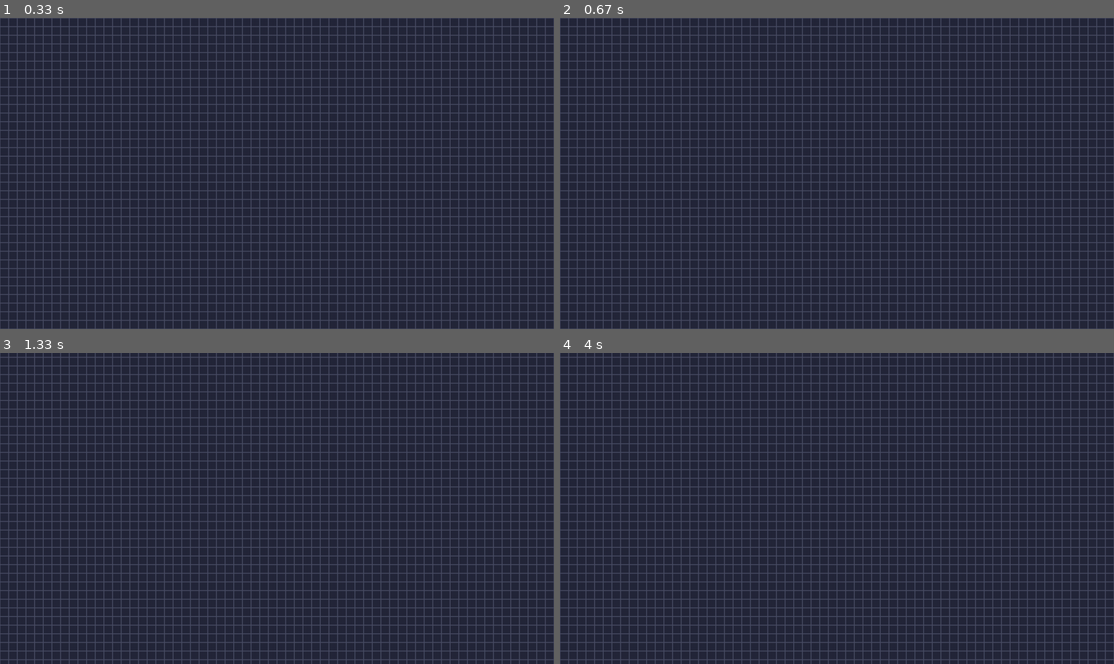
Above: before the commit, frames 1-4 (two rows, left to right).
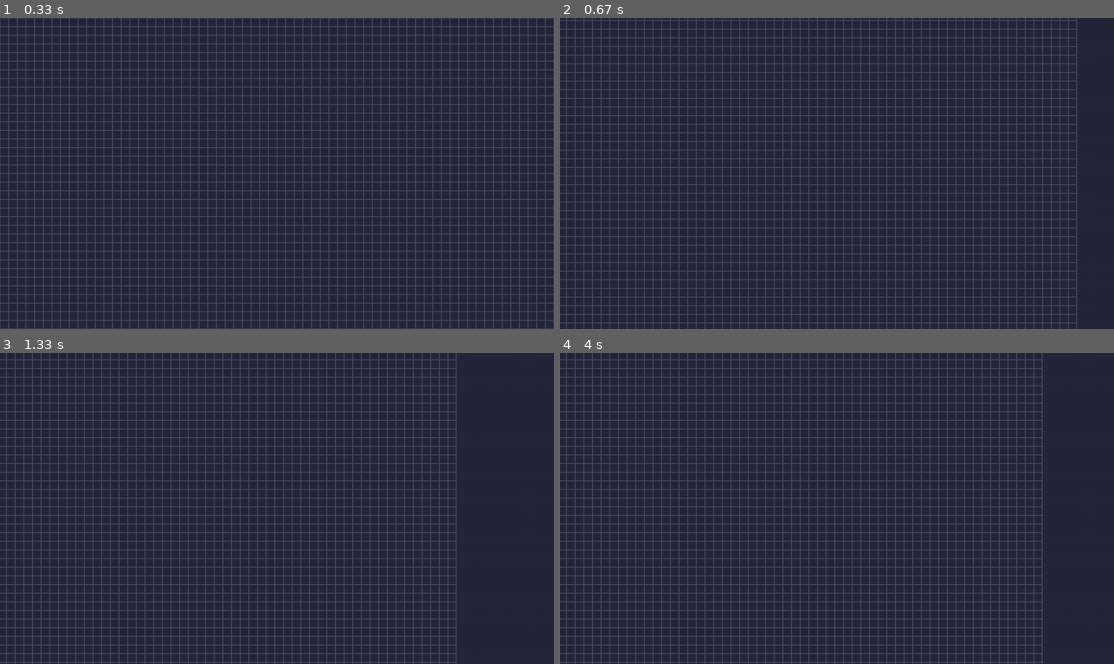
Above: after the commit, the same moments.

Repository: astrayblackcat/pygame-of-life
Game: pygame game, started from gameoflife.py
Two runs of this game, one before a commit and one after it. Both use one fixed random seed, a clock stepped at 60 frames per second and the inputs below.
Inputs (mouse positions are in pixels of both pictures, inside the frame that each line leads up to):
- Up to frame 1 (0.33 s): no input
- Up to frame 2 (0.67 s): press the mouse at (1014, 164) at 0.37 s; move the mouse to (925, 179) at 0.47 s; release the mouse at (837, 195) at 0.6 s
- Up to frame 3 (1.33 s): hold Right 0.67-1.13 s; move the mouse to (144, 511) at 0.7 s; hold Up from 1.17 s (still down)
- Up to frame 4 (4 s): release Up at 1.47 s; hold Right 1.5-1.97 s; hold Left 2-2.53 s; hold Down 2.57-2.87 s; hold Left 2.9-3.3 s; hold Up 3.33-3.7 s; hold Right from 3.73 s (still down)

Frame 1 is identical in both runs. In frame 2, 29% of the frame differs, in the area x 0-100%, y 0-100%; in frame 3, 28%; in frame 4, 28%.

Commit message:
mouse controllable camera, some formatting tweaks

Diff:
--- a/gameoflife.py
+++ b/gameoflife.py
@@ -19,18 +19,24 @@
     CELL_SIZE = 20
     camera_x = 0
     camera_y = 0
+    mouse_drag = False
+    screen_rect = SCREEN.get_rect()
+    surf_rect = GAME_SURF.get_rect()
 
     grid = createGrid(CELL_SIZE)
 
     while RUNNING:
         SCREEN.fill(BACKGROUND)
         GAME_SURF.fill(BACKGROUND)
-        screen_rect = SCREEN.get_rect()
-        surf_rect = GAME_SURF.get_rect()
+
         for row in grid:
             for cell in row:
                 cell.draw()
-        pygame.draw.rect(GAME_SURF, GRID_COLOR, (0, 0, GAME_WIDTH, GAME_HEIGHT), 2) # draw a border around the entire game grid
+
+        # styling
+        pygame.draw.rect(GAME_SURF, GRID_COLOR, (0, 0, GAME_WIDTH, GAME_HEIGHT), 2)
+        surf_rect.center = screen_rect.center
+
         keys = pygame.key.get_pressed()
         if keys[pygame.K_LEFT]:
             camera_x += 5
@@ -41,7 +47,6 @@
         elif keys[pygame.K_UP]:
             camera_y += 5
 
-        surf_rect.center = screen_rect.center # set the area of the game surface to the centre of the main screen surface
         surf_rect.x += camera_x
         surf_rect.y += camera_y
         SCREEN.blit(GAME_SURF, surf_rect)
@@ -49,9 +54,29 @@
         for event in pygame.event.get():
             if event.type == pygame.QUIT:
                 RUNNING = False
+
             elif event.type == pygame.VIDEORESIZE:
                 SCREEN = pygame.display.set_mode(event.size, pygame.RESIZABLE, vsync=1)
                 pygame.transform.scale(GAME_SURF, event.size)
+
+            # camera controls
+            elif event.type == pygame.MOUSEBUTTONDOWN:
+                if event.button == 1 or event.button == 2:
+                    mouse_drag = True
+                    mouse_start_x, mouse_start_y = event.pos
+                    camera_start_x, camera_start_y = camera_x, camera_y
+
+            elif event.type == pygame.MOUSEBUTTONUP:
+                if event.button == 1 or event.button == 2:
+                    mouse_drag = False
+
+            elif event.type == pygame.MOUSEMOTION:
+                if mouse_drag:
+                    curr_x, curr_y = event.pos
+                    x_offset = curr_x - mouse_start_x
+                    y_offset = curr_y - mouse_start_y
+                    camera_x = x_offset + camera_start_x
+                    camera_y = y_offset + camera_start_y
 
         pygame.display.flip()
         CLOCK.tick(60)
